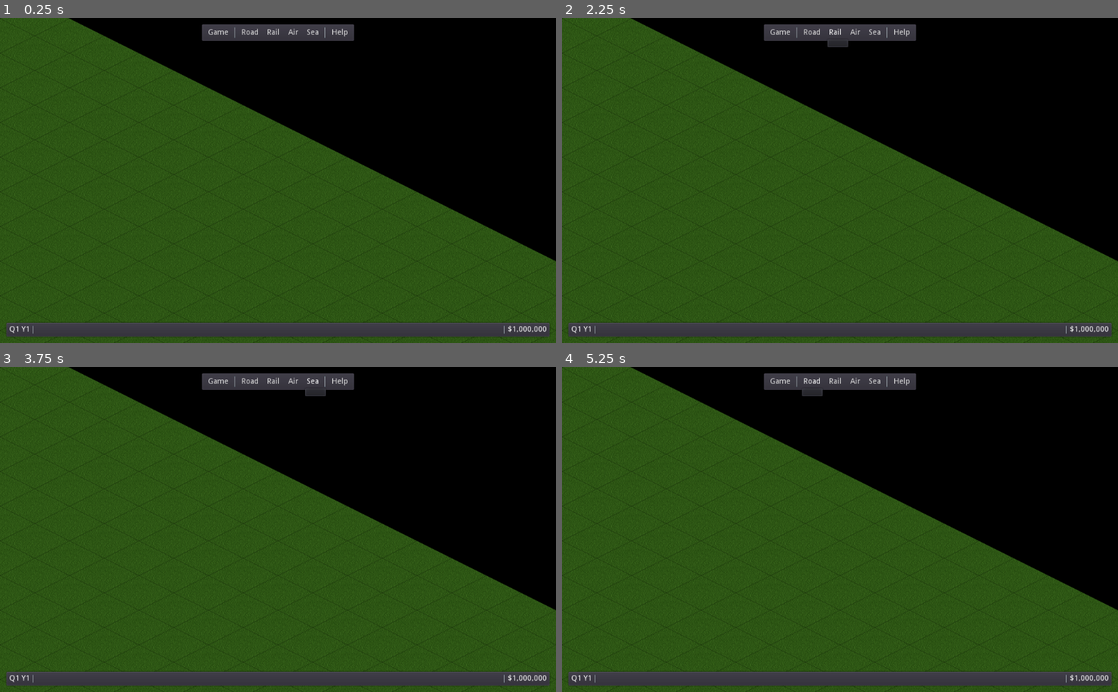
Above: before the commit, frames 1-4 (two rows, left to right).
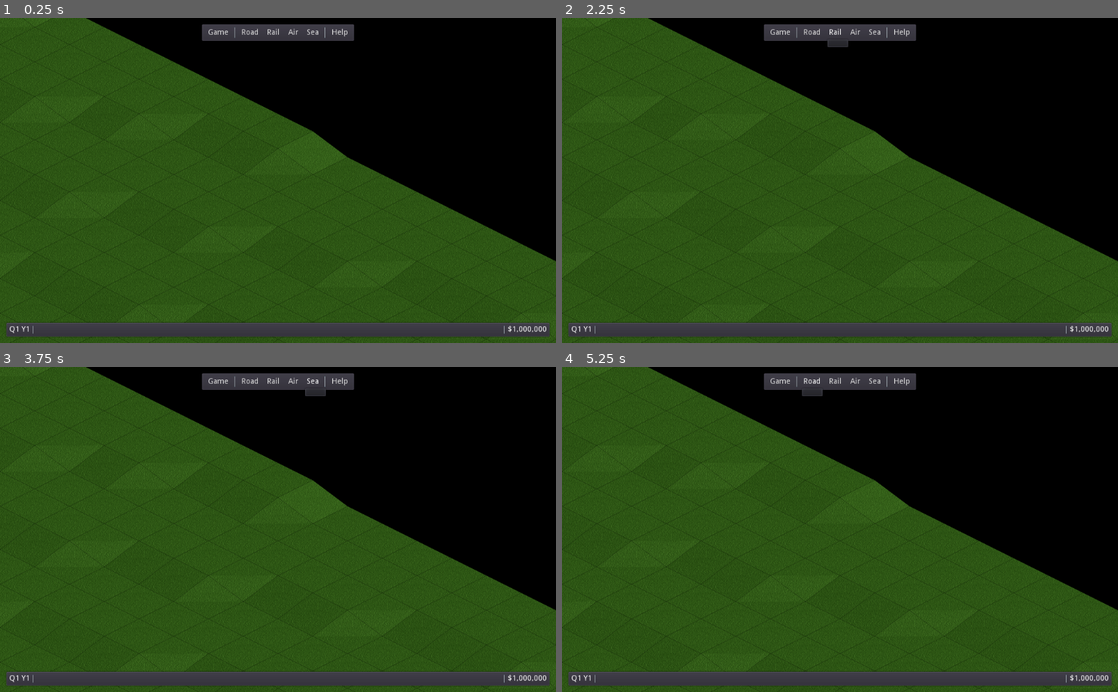
Above: after the commit, the same moments.

Repository: freettd/freettd
Game: Godot game, scene res://scenes/Main.tscn
Two runs of this game, one before a commit and one after it. Both use one fixed random seed, a clock stepped at 60 frames per second and the inputs below.
Inputs:
- Up to frame 1 (0.25 s): no input
- Up to frame 2 (2.25 s): click "Game" at 0.5 s; click "Road" at 1.25 s; click "Rail" at 2 s
- Up to frame 3 (3.75 s): click "Air" at 2.75 s; click "Sea" at 3.5 s
- Up to frame 4 (5.25 s): click "Game" at 4.25 s; click "Road" at 5 s

The runs differ from the first frame. In frame 1, 1.8% of the frame differs, in the area x 0-100%, y 0-100%; in frame 2, 1.8%; in frame 3, 1.8%; in frame 4, 1.8%.

Commit message:
update scripts and add project description

Diff:
--- a/project.godot
+++ b/project.godot
@@ -21,6 +21,7 @@
 [application]
 
 config/name="FreeTTD"
+config/description="Open Source Remake of Transport Tycoon Deluxe"
 run/main_scene="res://scenes/Main.tscn"
 
 [physics]
--- a/scenes/world/Terrain.gd
+++ b/scenes/world/Terrain.gd
@@ -165,17 +165,17 @@
 func _set_tile(cellv: Vector2, height: int, tiletype_id: int, image_id: int = 0) -> void:
 
 	# shortcut to cell data
-	var cdata = celldata[cellv]
+	var cdata: Dictionary = celldata[cellv]
 
 	# calculate index in tileset
-	var tileset_idx = (tiletype_id * TILES_PER_TYPE) + image_id
+	var tileset_idx: int = (tiletype_id * TILES_PER_TYPE) + image_id
 
 	# tiles with north corners do not align correctly so we use an offset
 	if _contains_bits(image_id, CornerNorth):
 		height += 1
 
 	# set tile on height level
-	var level = levels[height]
+	var level: TileMap = levels[height]
 	level.set_cellv(cellv, tileset_idx)
 
 	# generate unique number for tile
@@ -185,9 +185,7 @@
 	cdata.id = tid
 	cdata.tiletype = tiletype_id
 	cdata.tileset_idx = tileset_idx
-	cdata.image_id = image_id
 	cdata.height = height
-	cdata.road = 0
 	cdata.corners = image_id
 
 # Check if bist are set
--- a/scenes/world/World.gd
+++ b/scenes/world/World.gd
@@ -3,4 +3,4 @@
 onready var terrain = $Terrain
 
 func new_world(pckfile) -> void:
-	terrain.new_terrain(pckfile.terrain, Vector2(256, 256))
+	terrain.new_terrain(pckfile.terrain, Vector2(64, 64))
